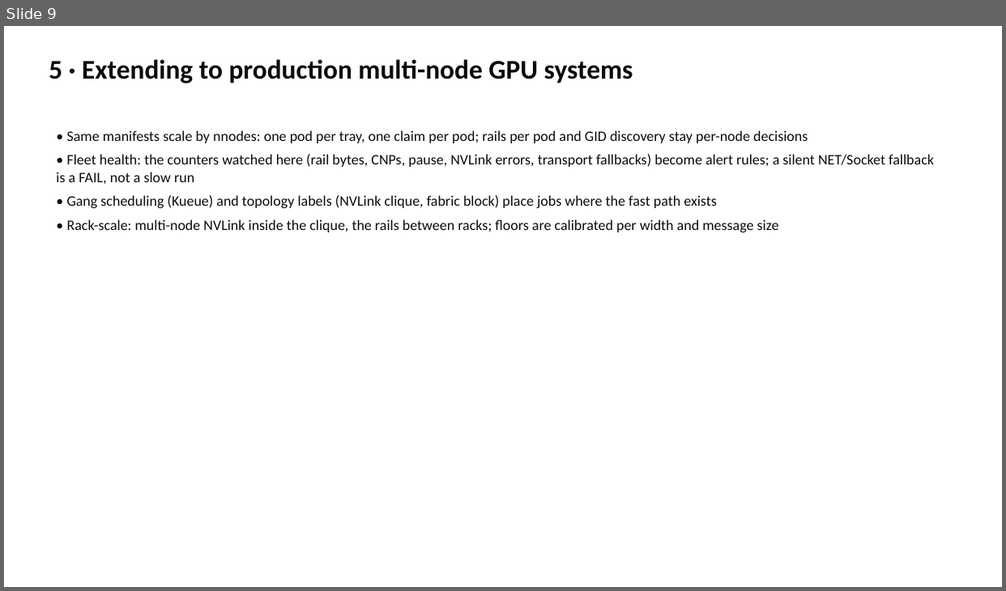
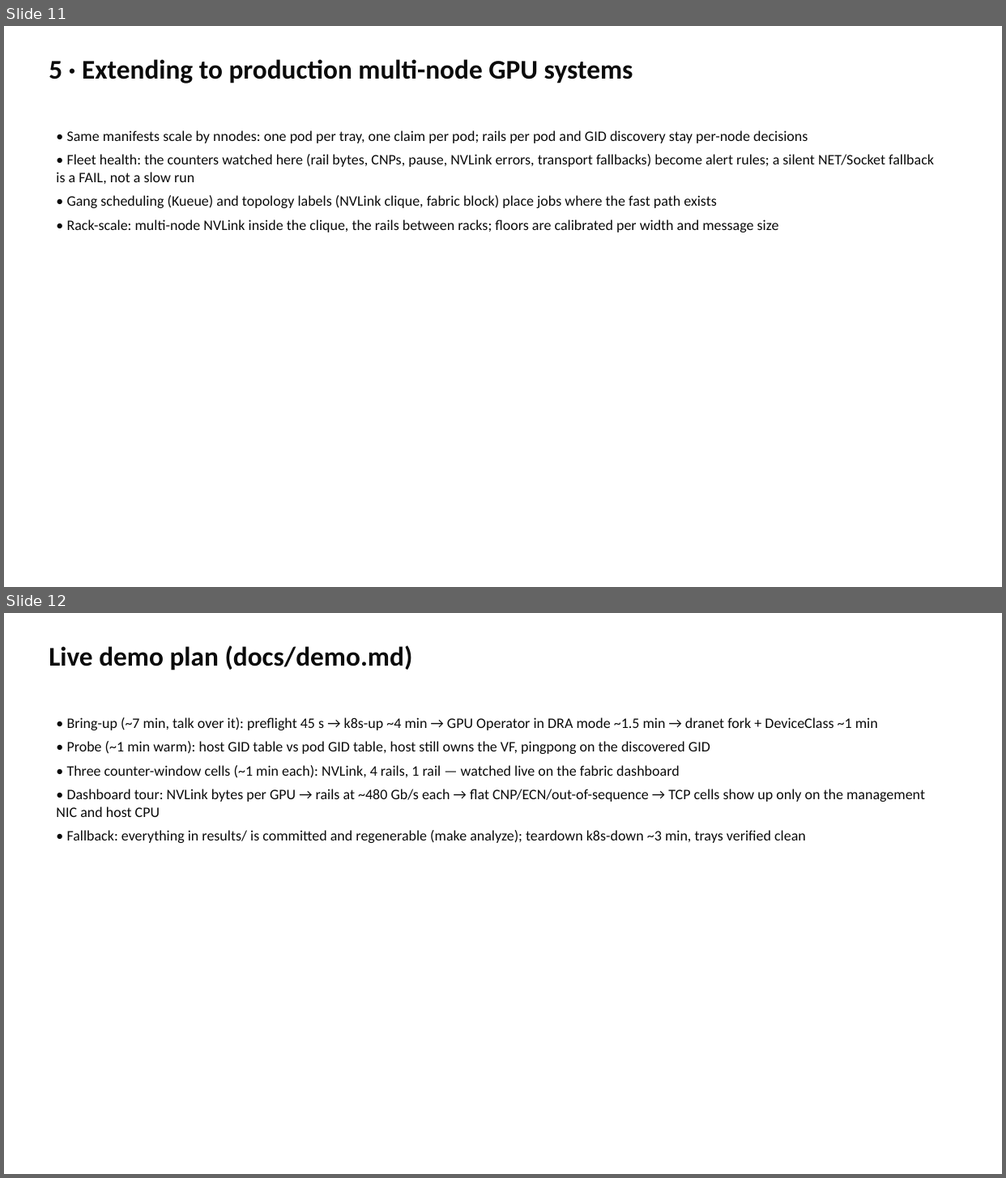
Before and after one commit to drkennetz/nccl_to_training_walkthrough, a slide deck: slides/compass.pptx. Shown one above the other, each under a label of ours: slide 9 before the commit, slides 11 and 12 after it. The pictures are 1006x591 and 1006x1178 pixels, drawn with LibreOffice and Linux fonts; fonts in the diff are those of the drawing. Boxes give left, top, right and bottom in pixels: in the first picture for what was removed or moved away, otherwise in the second. Text is boxed around its words. In the diff, an @@ line names an element or a change of style, - is before the commit and + after.

```diff
--- a/slides/compass.pptx
+++ b/slides/compass.pptx
@@ slide 12 added at (4, 613, 1002, 1174), background #FFFFFF @@
@@ text added at (49, 645, 413, 671), 26 pt, text #0B0B0B, bold @@
+Live demo plan (docs/demo.md)
@@ text added at (56, 717, 925, 843), 14 pt, text #0B0B0B @@
+• Bring-up (~7 min, talk over it): preflight 45 s → k8s-up ~4 min → GPU Operator in DRA mode ~1.5 min → dranet fork + DeviceClass ~1 min
+• Probe (~1 min warm): host GID table vs pod GID table, host still owns the VF, pingpong on the discovered GID
+• Three counter-window cells (~1 min each): NVLink, 4 rails, 1 rail — watched live on the fabric dashboard
+• Dashboard tour: NVLink bytes per GPU → rails at ~480 Gb/s each → flat CNP/ECN/out-of-sequence → TCP cells show up only on the management NIC and host CPU
+• Fallback: everything in results/ is committed and regenerable (make analyze); teardown k8s-down ~3 min, trays verified clean
@@ what was slide 9 is now slide 11 @@
```
Also in this commit, not shown: 2 other slides added, 4 other files.
